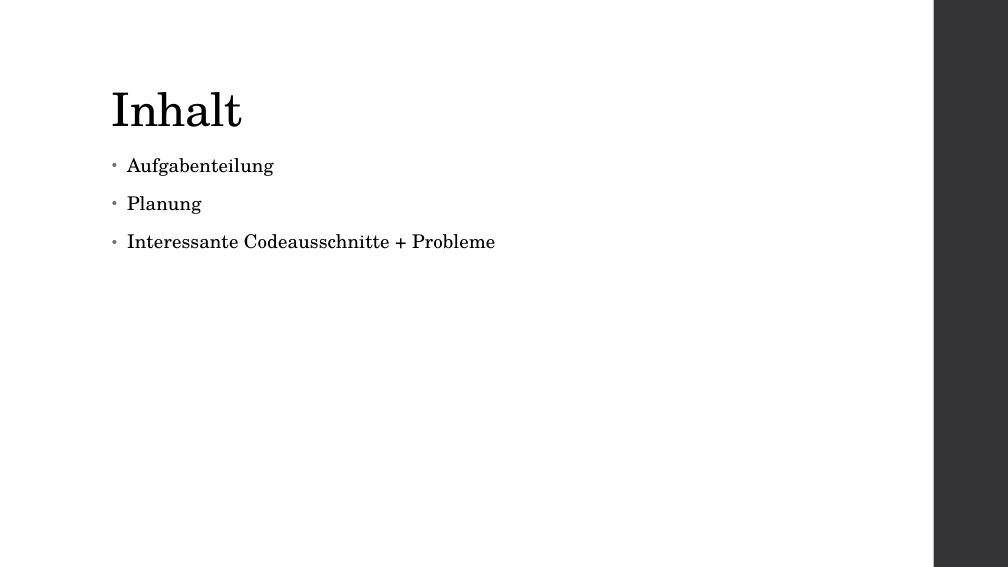
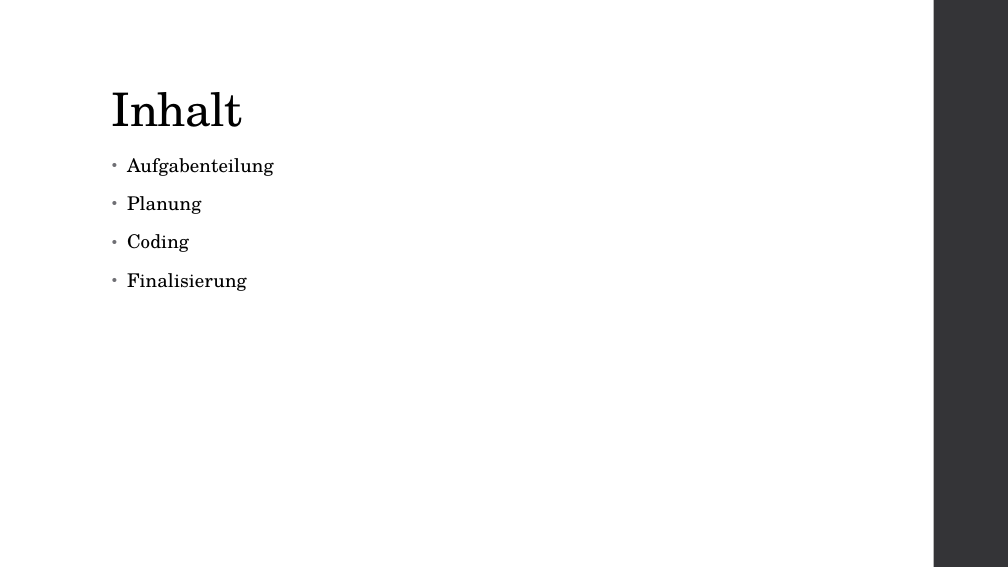
Before and after one commit to Wutze0/Mensch_Aergere_Dich_Nicht, a slide deck: slide 2 of MenschAergereDichNicht.pptx. Drawn at 1008x567 pixels with LibreOffice and Linux fonts; fonts in the diff are those of the drawing. Boxes give left, top, right and bottom in pixels: in the first picture for what was removed or moved away, otherwise in the second. Text is boxed around its words. In the diff, an @@ line names an element or a change of style, - is before the commit and + after.

```diff
--- a/MenschAergereDichNicht.pptx
+++ b/MenschAergereDichNicht.pptx
@@ text at [127, 234, 247, 291]: text changed @@
-• Interessante Codeausschnitte + Probleme
+• Coding
+• Finalisierung
```
Also in this commit, not shown: 1 other file.
